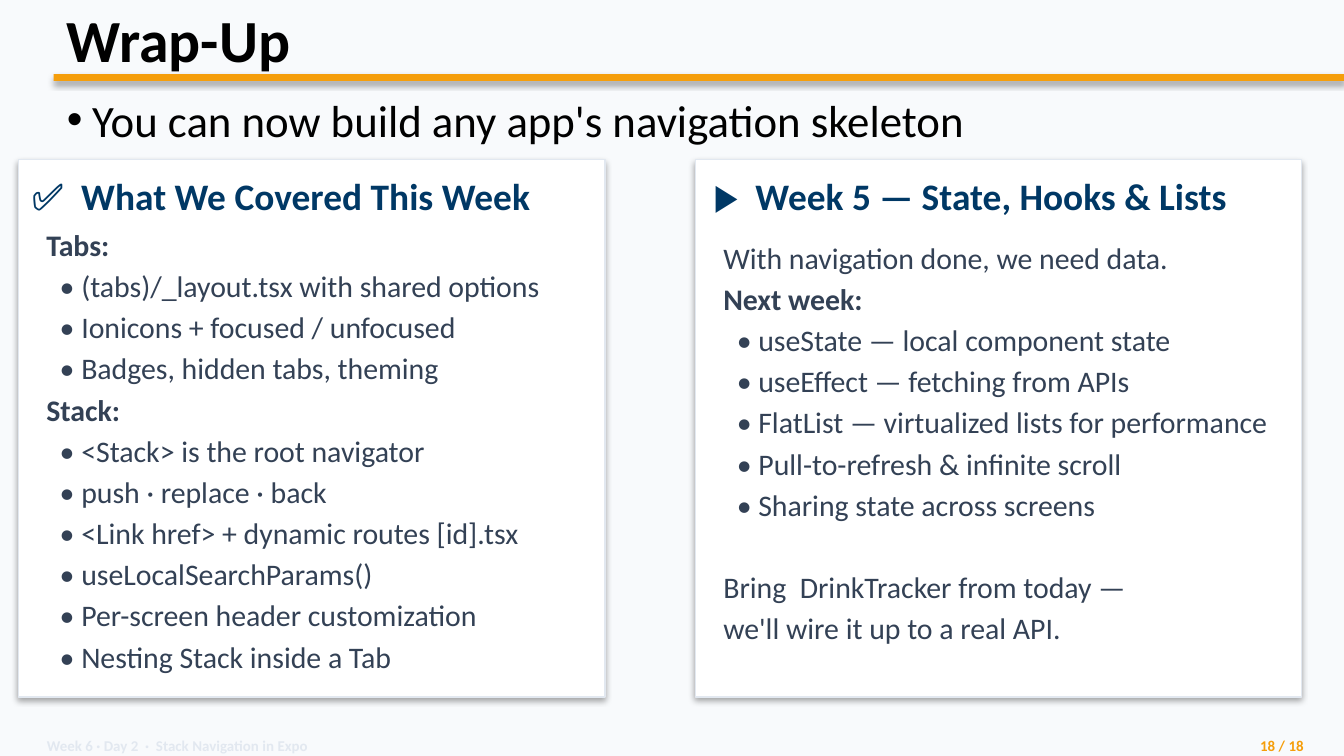
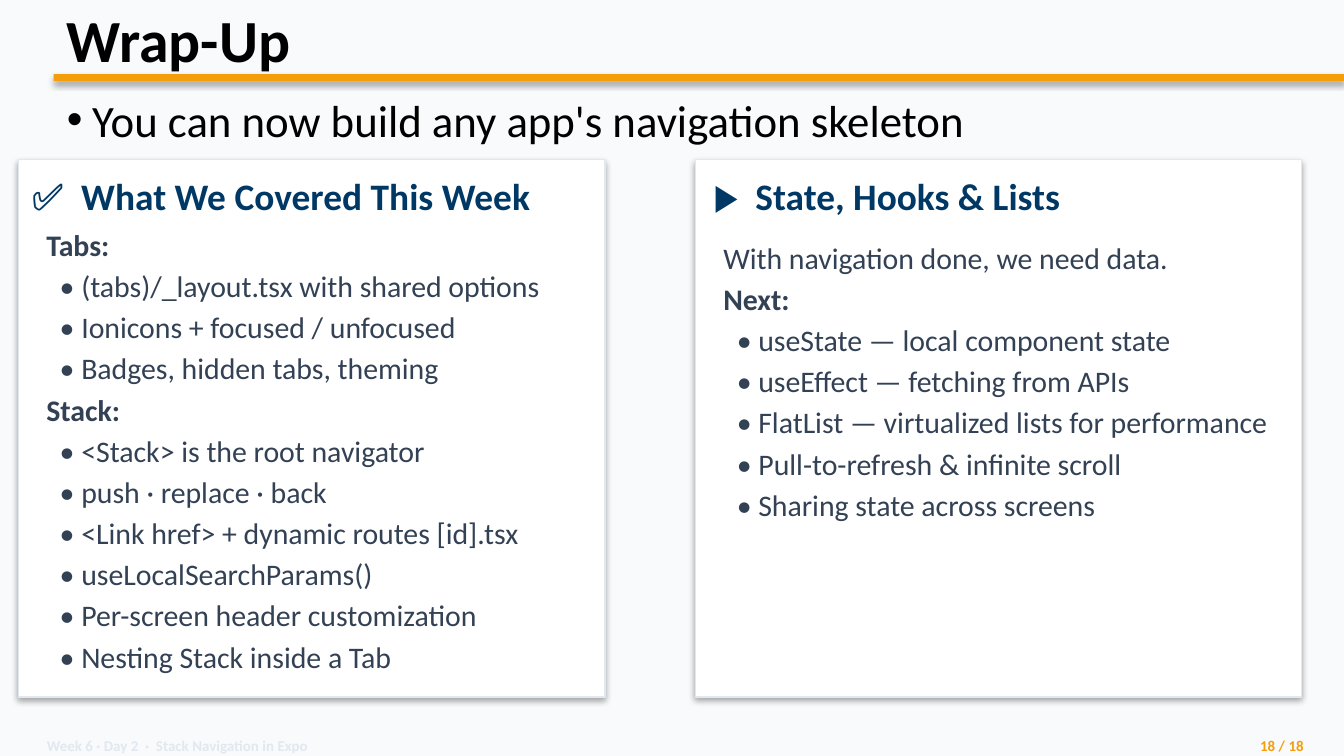
Before and after one commit to wlasitz-jeremy/Mobile-Application-Development-CPRG-303, a slide deck: slide 22 of Unit 4/Stack_Navigation_Updated.pptx (slide 21 before the commit). Drawn at 1344x756 pixels with LibreOffice and Linux fonts; fonts in the diff are those of the drawing. Boxes give left, top, right and bottom in pixels: in the first picture for what was removed or moved away, otherwise in the second. Text is boxed around its words. In the diff, an @@ line names an element or a change of style, - is before the commit and + after.

```diff
--- a/Unit 4/Stack_Navigation_Updated.pptx
+++ b/Unit 4/Stack_Navigation_Updated.pptx
@@ text at [755, 183, 1060, 215]: text changed @@
-▶ Week 5 — State, Hooks & Lists
+▶ State, Hooks & Lists
@@ text at [723, 290, 789, 310]: text changed @@
-Next week:
+Next:
@@ text at [723, 577, 1091, 644]: paragraphs removed @@
-Bring DrinkTracker from today —
-we'll wire it up to a real API.
```
Also in this commit, not shown: 7 other slides changed, 1 slide added, 36 other files.
